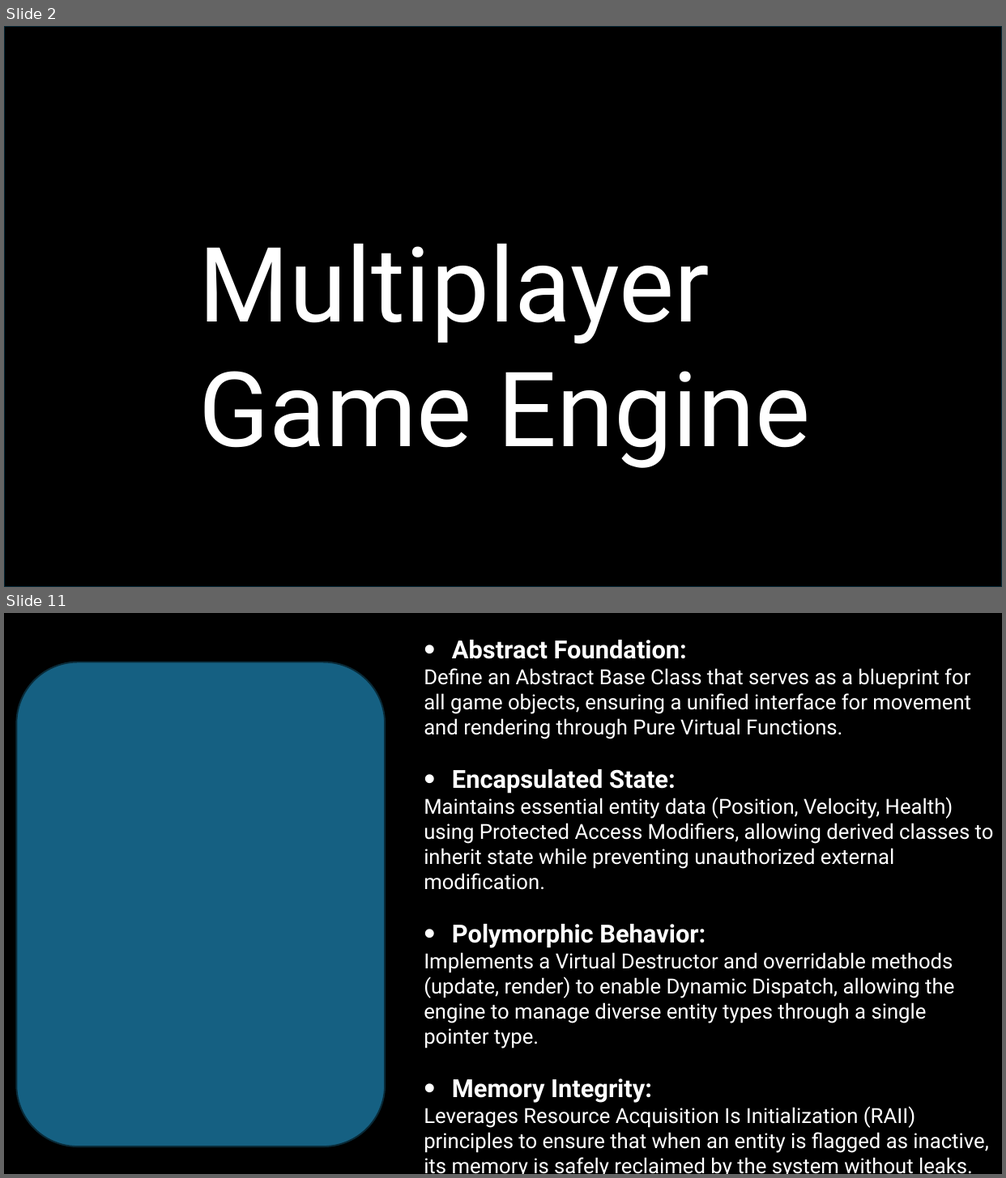
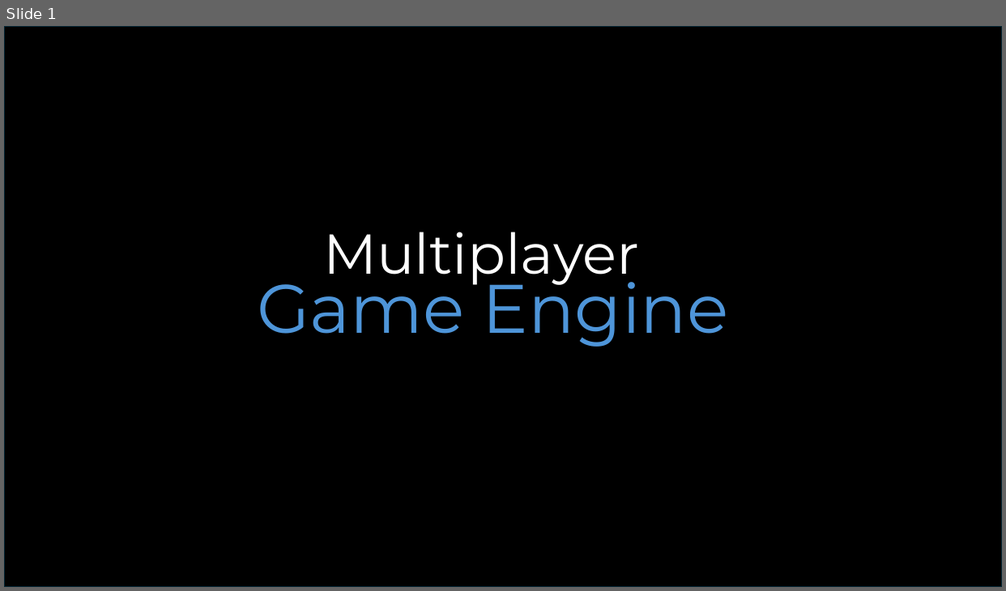
Before and after one commit to emanmo5050-oss/GamEngine26, a slide deck: GamEngine26.pptx. Shown one above the other, each under a label of ours: slides 2 and 11 before the commit, slide 1 after it; the slides between them are not shown. The pictures are 1006x1178 and 1006x591 pixels, drawn with LibreOffice and Linux fonts; fonts in the diff are those of the drawing; background and template pictures are left out. Boxes give left, top, right and bottom in pixels: in the first picture for what was removed or moved away, otherwise in the second. Text is boxed around its words. In the diff, an @@ line names an element or a change of style, - is before the commit and + after.

```diff
--- a/GamEngine26.pptx
+++ b/GamEngine26.pptx
@@ slide 11 removed at (4,613,1002,1174), background #000000 @@
@@ text removed at (424,640,994,1174) @@
-• Abstract Foundation:
-Define an Abstract Base Class that serves as a blueprint for all game objects, ensuring a unified interface for movement and rendering through Pure Virtual Functions.
-• Encapsulated State:
-Maintains essential entity data (Position, Velocity, Health) using Protected Access Modifiers, allowing derived classes to inherit state while preventing unauthorized external modification.
-• Polymorphic Behavior:
-Implements a Virtual Destructor and overridable methods (update, render) to enable Dynamic Dispatch, allowing the engine to manage diverse entity types through a single pointer type.
-• Memory Integrity:
-Leverages Resource Acquisition Is Initialization (RAII) principles to ensure that when an entity is flagged as inactive, its memory is safely reclaimed by the system without leaks.
@@ rounded rectangle removed at (17,662,385,1148) @@
@@ what was slide 2 is now slide 1 @@
@@ slide 1 changed as well @@
@@ text added at (323,232,639,288), 54 pt, text #FFFFFF @@
+Multiplayer
@@ text at (257,267,728,347): text changed; size 100 to 66 pt; font Roboto to Montserrat; text colour #FFFFFF to #4E95D9 @@
-Multiplayer Game Engine
+Game Engine
```
Also in this commit, not shown: 5 other slides changed, 8 slides added, 4 other slides removed, 5 other files.
